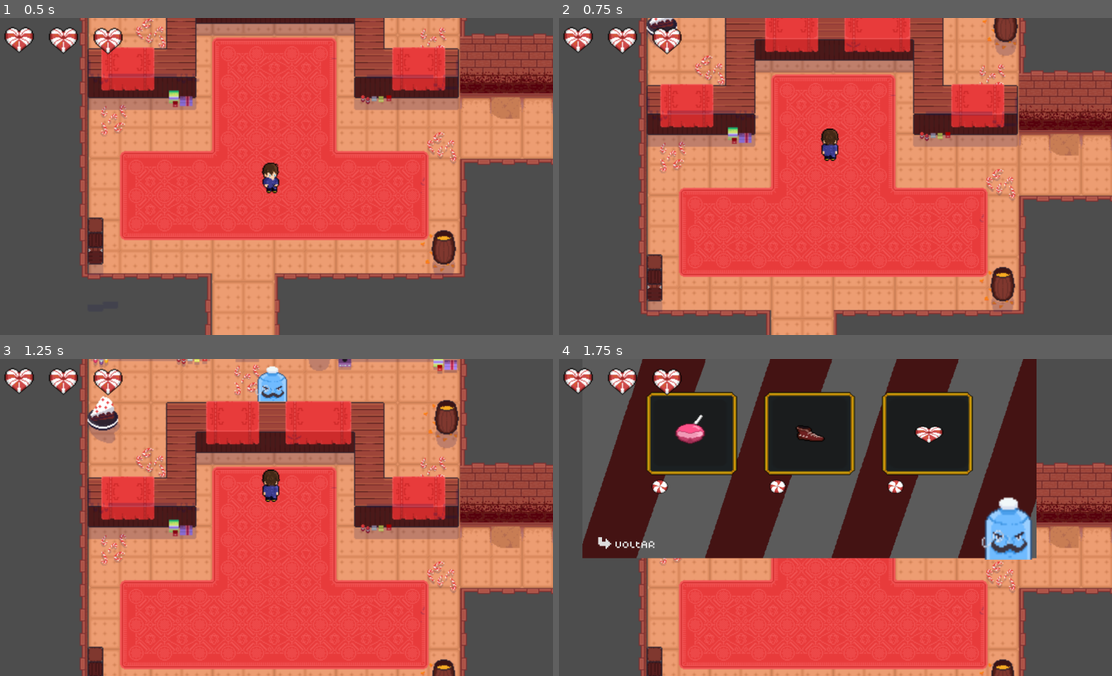
Above: before the commit, frames 1-4 (two rows, left to right).
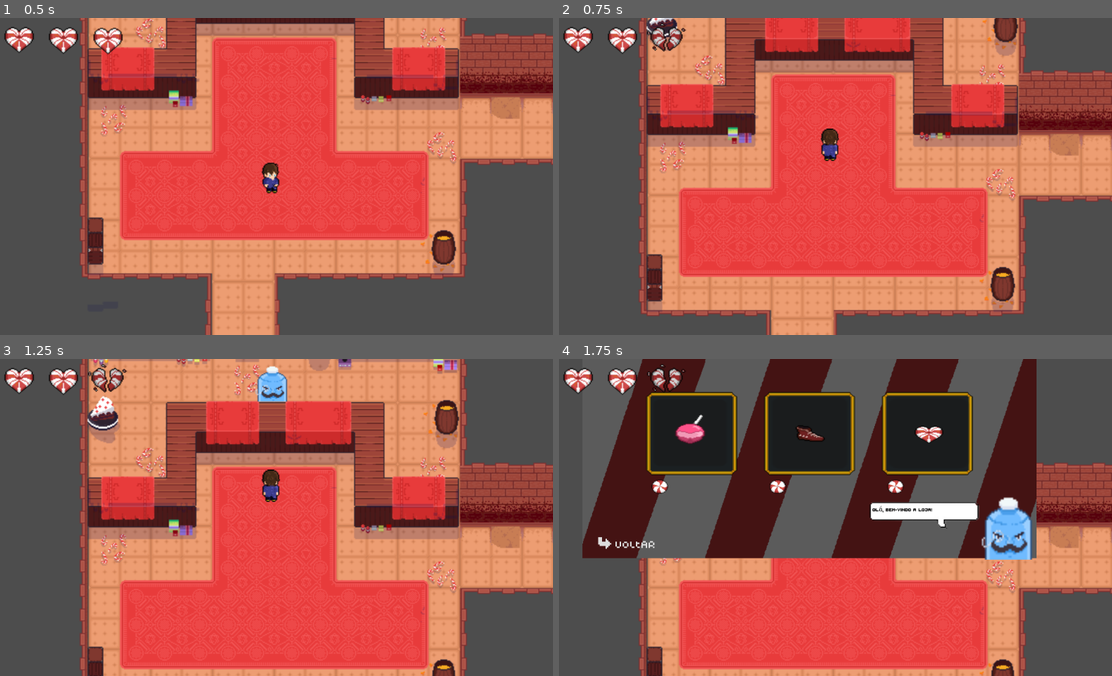
Above: after the commit, the same moments.

Repository: mtab-dev/bulletspeel
Game: Godot game, scene res://scenes/levels/level_one.tscn
The game is run twice, just before and just after one commit, with the same random seed, the same clock (stepped at 60 frames per second) and the same inputs. This scene is started directly instead of the project's main scene.
Inputs (mouse positions are in pixels of both pictures, inside the frame that each line leads up to):
- Up to frame 1 (0.5 s): no input
- Up to frame 2 (0.75 s): move the mouse to (802, 239) at 0.52 s; hold W (up) from 0.53 s (still down); click (802, 239) at 0.6 s
- Up to frame 3 (1.25 s): keep holding W (up)
- Up to frame 4 (1.75 s): keep holding W (up); move the mouse to (1001, 565) at 1.27 s; click (1001, 565) at 1.35 s

Frame 1 is identical in both runs. In frame 2, 0.3% of the frame differs, in the area x 15-23%, y 1-12%; in frame 3, 0.4%; in frame 4, 1.5%, in the area x 15-77%, y 1-54%.

Commit message:
feat: store dialog when hovering the items

Diff:
--- a/project.godot
+++ b/project.godot
@@ -52,6 +52,11 @@
 "events": [Object(InputEventKey,"resource_local_to_scene":false,"resource_name":"","device":-1,"window_id":0,"alt_press …(182 unchanged characters)…
 ]
 }
+left_click={
+"deadzone": 0.5,
+"events": [Object(InputEventMouseButton,"resource_local_to_scene":false,"resource_name":"","device":-1,"window_id":0,"alt_pressed":false,"shift_pressed":false,"ctrl_pressed":false,"meta_pressed":false,"button_mask":1,"position":Vector2(127, 14),"global_position":Vector2(131, 55),"factor":1.0,"button_index":1,"canceled":false,"pressed":true,"double_click":false,"script":null)
+]
+}
 
 [rendering]
 
--- a/scenes/levels/level_one.tscn
+++ b/scenes/levels/level_one.tscn
@@ -1090,10 +1090,6 @@
 position = Vector2(-678, 107)
 shape = SubResource("CapsuleShape2D_il1ml")
 
-[node name="player" parent="." instance=ExtResource("1_bvwrk")]
-position = Vector2(65, -1004)
-speed = 350
-
 [node name="loja" type="Area2D" parent="."]
 position = Vector2(64, -1182)
 script = SubResource("GDScript_b0guc")
@@ -1109,4 +1105,8 @@
 position = Vector2(2, -52)
 texture = ExtResource("8_vffmp")
 
+[node name="player" parent="." instance=ExtResource("1_bvwrk")]
+position = Vector2(65, -1004)
+speed = 350
+
 [connection signal="body_entered" from="loja" to="loja" method="_on_body_entered"]
--- a/scenes/ui/store.tscn
+++ b/scenes/ui/store.tscn
@@ -7,6 +7,8 @@
 [ext_resource type="Texture2D" uid="uid://dfwxwt2n6cdn5" path="res://sprites/tela de compra/lollipop.webp" id="4_fd23s"]
 [ext_resource type="Texture2D" uid="uid://cbvmmnkibdiru" path="res://sprites/tela de compra/merchant.webp" id="5_75dkc"]
 [ext_resource type="Texture2D" uid="uid://d37cmx7mqjvxh" path="res://sprites/ui/menu/back.webp" id="6_wueqx"]
+[ext_resource type="Texture2D" uid="uid://684pdxe3od0q" path="res://assets/dialog/dialog_bubble1-removebg-preview.png" id="8_drcrs"]
+[ext_resource type="FontFile" uid="uid://l2iyicn4hyea" path="res://assets/font/thaleah_fat.ttf" id="9_n6f5u"]
 
 [sub_resource type="StyleBoxEmpty" id="StyleBoxEmpty_j580e"]
 
@@ -137,4 +139,32 @@
 "": SubResource("AnimationLibrary_3vl6c")
 }
 
+[node name="dialogBox" type="Sprite2D" parent="."]
+position = Vector2(781, 507)
+texture = ExtResource("8_drcrs")
+flip_h = true
+
+[node name="label" type="RichTextLabel" parent="dialogBox"]
+offset_left = -118.0
+offset_top = -40.0
+offset_right = 91.0
+offset_bottom = -16.0
+theme_override_colors/default_color = Color(0, 0, 0, 1)
+theme_override_colors/font_selected_color = Color(0, 0, 0, 1)
+theme_override_fonts/normal_font = ExtResource("9_n6f5u")
+theme_override_font_sizes/normal_font_size = 13
+text = "Olá, bem-vindo a loja!"
+tab_size = 1
+context_menu_enabled = true
+metadata/_edit_use_anchors_ = true
+
+[node name="Timer" type="Timer" parent="."]
+
+[connection signal="mouse_entered" from="Panel/item1" to="." method="_on_item_1_mouse_entered"]
+[connection signal="mouse_exited" from="Panel/item1" to="." method="_on_item_1_mouse_exited"]
+[connection signal="mouse_entered" from="Panel/item2" to="." method="_on_item_2_mouse_entered"]
+[connection signal="mouse_exited" from="Panel/item2" to="." method="_on_item_2_mouse_exited"]
+[connection signal="mouse_entered" from="Panel/item3" to="." method="_on_item_3_mouse_entered"]
+[connection signal="mouse_exited" from="Panel/item3" to="." method="_on_item_3_mouse_exited"]
 [connection signal="pressed" from="Panel/exit" to="." method="_on_exit_pressed"]
+[connection signal="animation_finished" from="animation" to="." method="_on_animation_animation_finished"]
--- a/scripts/ui/store.gd
+++ b/scripts/ui/store.gd
@@ -1,16 +1,37 @@
 extends CanvasLayer
 
+var dialogues: Array = []
+var currDialog: String = ''
+var charIndex: int = 0
 
-# Called when the node enters the scene tree for the first time.
-func _ready():
-	pass # Replace with function body.
-
+@onready var dialogSprite: Sprite2D = $dialogBox
+@onready var dialogLabel: RichTextLabel = $dialogBox/label
 
 # Called every frame. 'delta' is the elapsed time since the previous frame.
 func _process(delta):
 	pass
 
-
 func _on_exit_pressed():
 	get_node("animation").play("transOut")
 	get_tree().paused = false;
+
+func _on_item_1_mouse_entered():
+	dialogLabel.text = "Lolli -> + 2 de ataque"
+
+func _on_item_1_mouse_exited():
+	dialogLabel.text = "Passe o mouse sobre os itens!"
+
+
+func _on_item_2_mouse_entered():
+	dialogLabel.text = "Bola Veloz - + 2 de Velocidade"
+
+
+func _on_item_2_mouse_exited():
+	dialogLabel.text = "Passe o mouse sobre os itens!"
+
+func _on_item_3_mouse_entered():
+	dialogLabel.text = "Doce Vida! + 1 de Vida"
+
+
+func _on_item_3_mouse_exited():
+	dialogLabel.text = "Passe o mouse sobre os itens!"
Binary file added: assets/dialog/dialog_bubble1-removebg-preview.png
Not shown, added: assets/dialog/dialog_bubble1-removebg-preview.png.import
Binary file added: assets/font/thaleah_fat.ttf
Not shown, added: assets/font/thaleah_fat.ttf.import
Not shown, changed: export_presets.cfg
Not shown: 1 places in scenes/ui/store.tscn that only renumber resources
